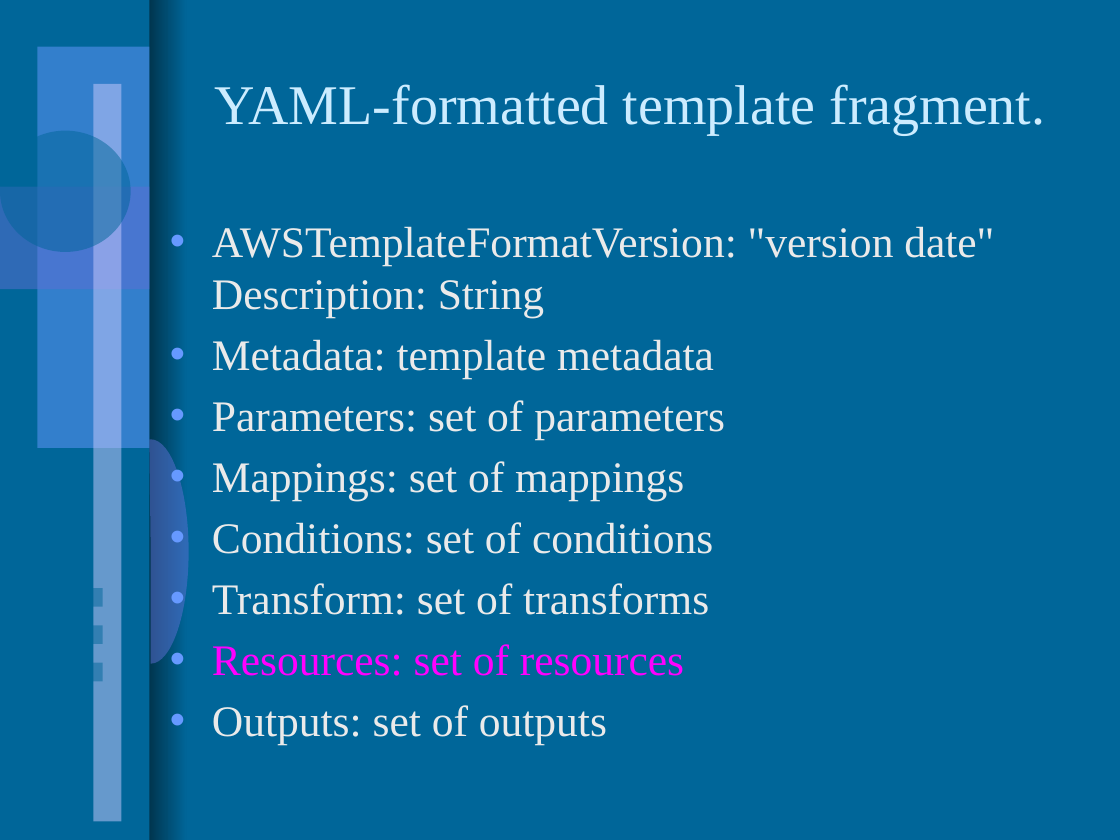
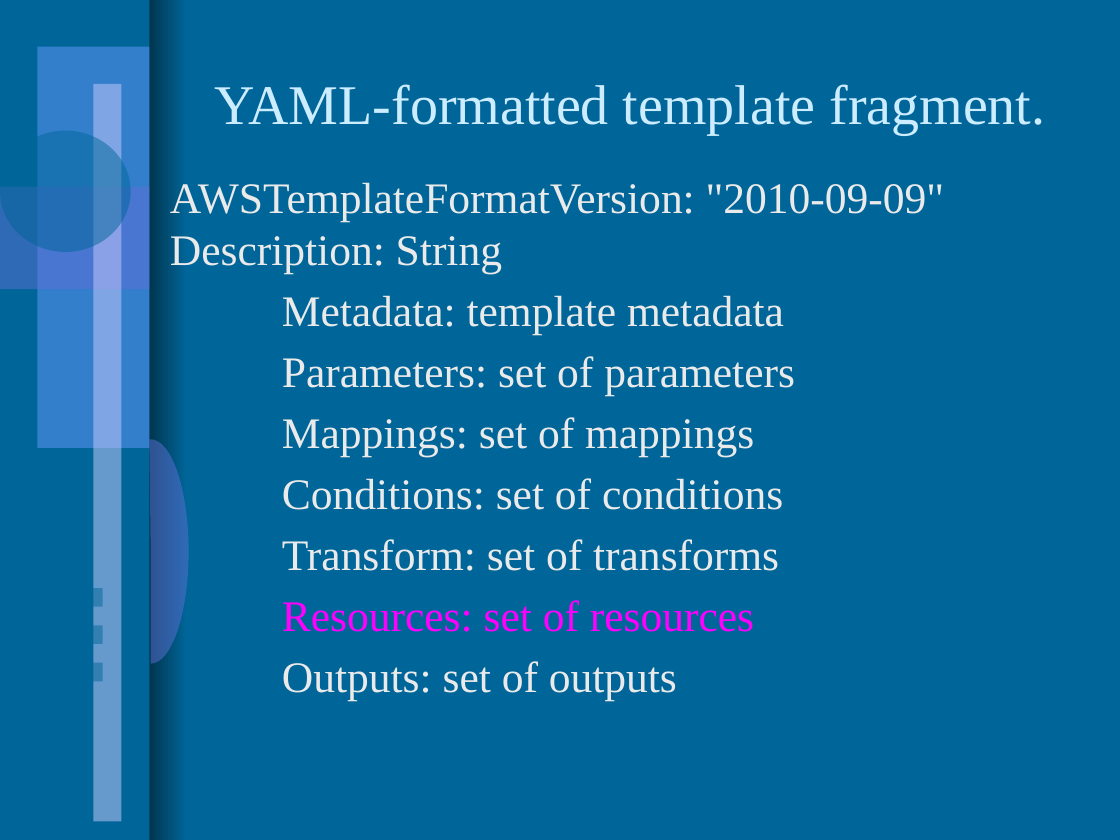
Before and after one commit to saddalaaws/awsservices, a slide deck: slide 5 of docs/ec2_through_cft.pptx. Drawn at 1120x840 pixels with LibreOffice and Linux fonts; fonts in the diff are those of the drawing; background and template pictures are left out. Boxes give left, top, right and bottom in pixels: in the first picture for what was removed or moved away, otherwise in the second. Text is boxed around its words. In the diff, an @@ line names an element or a change of style, - is before the commit and + after.

```diff
--- a/docs/ec2_through_cft.pptx
+++ b/docs/ec2_through_cft.pptx
@@ text "AWSTemplateFormatVersion: "2010-09-09" Description: String": place and size @@
-text "AWSTemplateFormatVersion: "2010-09-09" Description: String" at (212,226,994,745)
+text "AWSTemplateFormatVersion: "2010-09-09" Description: String" at (170,182,944,701)
@@ text at (170,182,944,274): text changed @@
-• AWSTemplateFormatVersion: "version date" Description: String
+AWSTemplateFormatVersion: "2010-09-09" Description: String
@@ text at (282,295,795,701): bullet • to none @@
```
Also in this commit, not shown: 7 other slides changed, 7 slides added, 2 slides removed, 3 other files.
